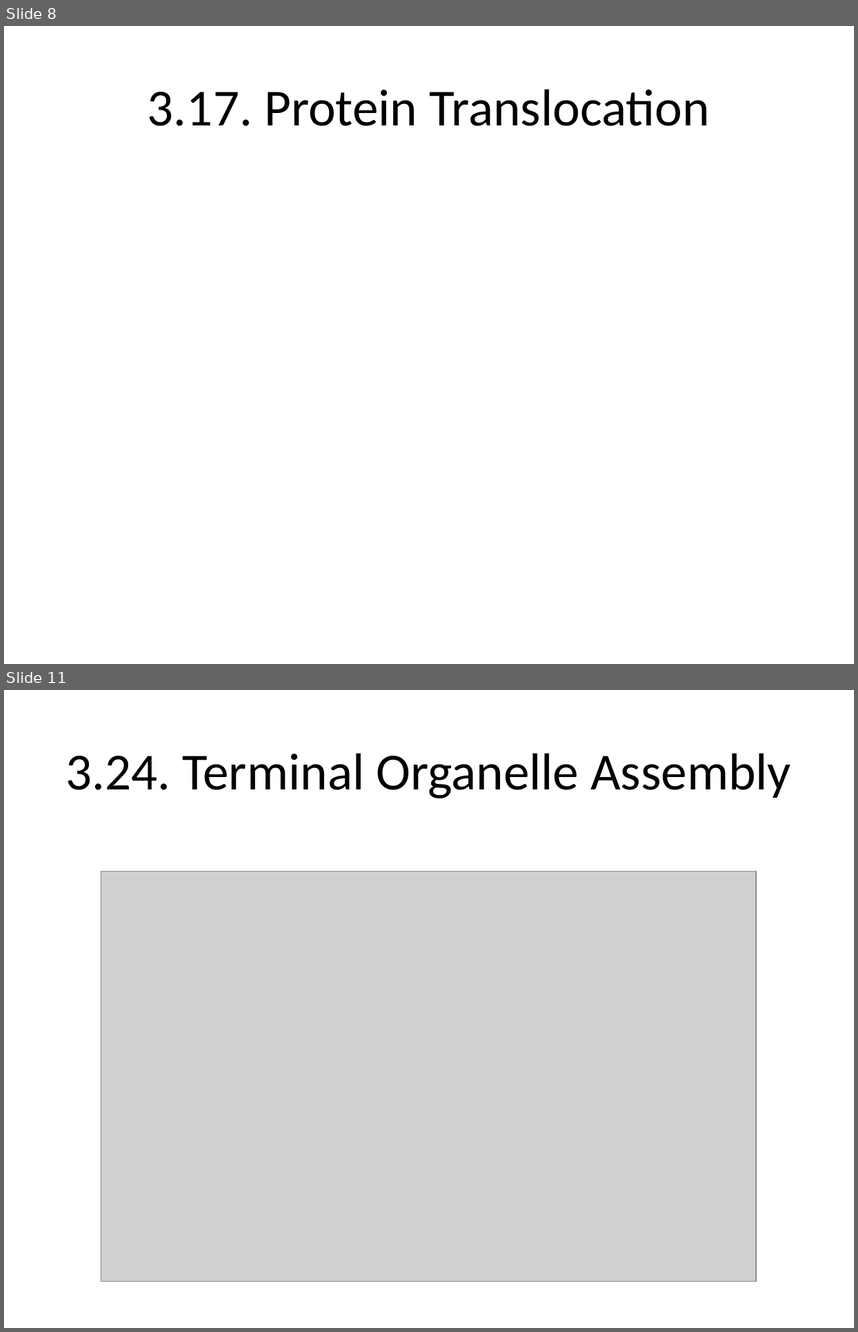
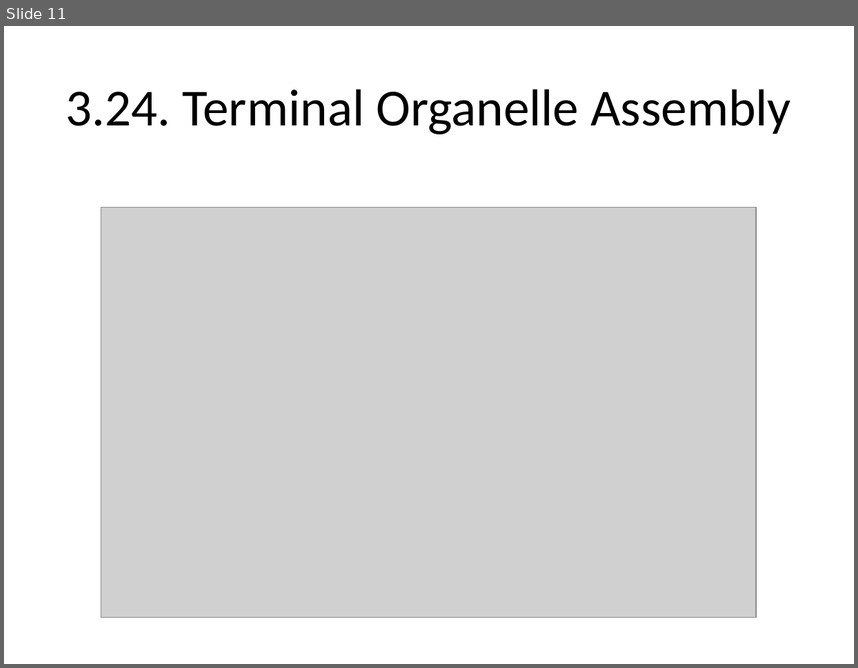
Before and after one commit to dagwa/wholecell-protein, a slide deck: TeamProteinSummary.pptx. Shown one above the other, each under a label of ours: slides 8 and 11 before the commit, slide 11 after it; the slides between them are not shown. The pictures are 858x1332 and 858x668 pixels, drawn with LibreOffice and Linux fonts; fonts in the diff are those of the drawing; grey boxes stand for pictures. Boxes give left, top, right and bottom in pixels: in the first picture for what was removed or moved away, otherwise in the second. Text is boxed around its words. In the diff, an @@ line names an element or a change of style, - is before the commit and + after.

```diff
--- a/TeamProteinSummary.pptx
+++ b/TeamProteinSummary.pptx
@@ slide 8 removed at box(4, 26, 854, 664), background #FFFFFF @@
@@ title removed at box(148, 89, 709, 126) @@
-3.17. Protein Translocation
```
Also in this commit, not shown: 8 slides changed, 2 slides added.
